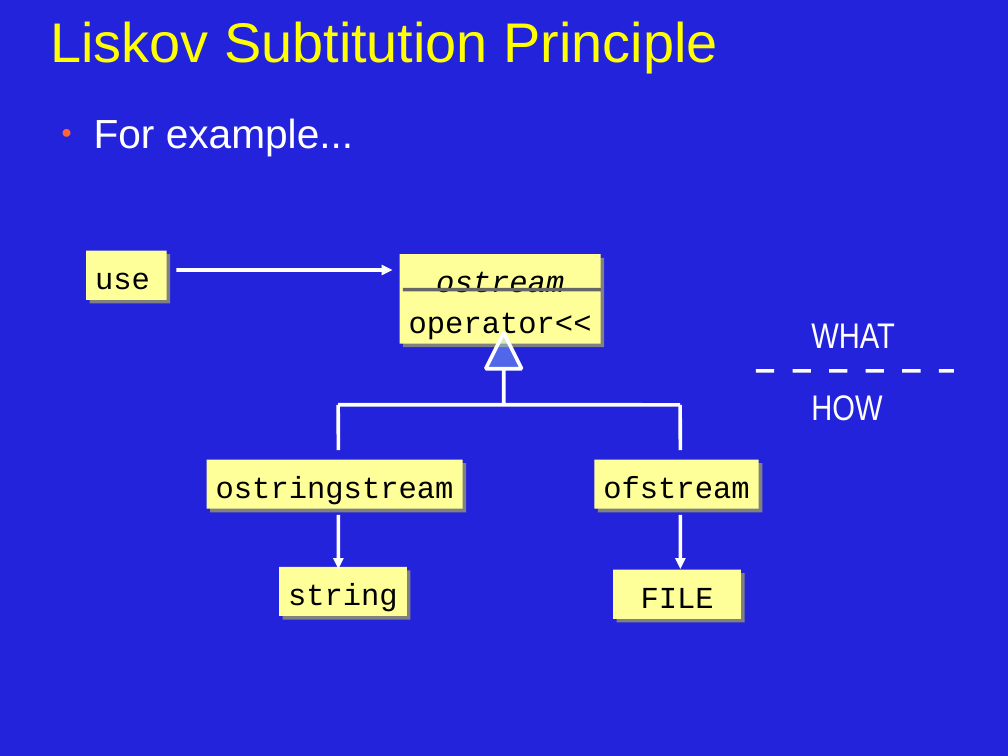
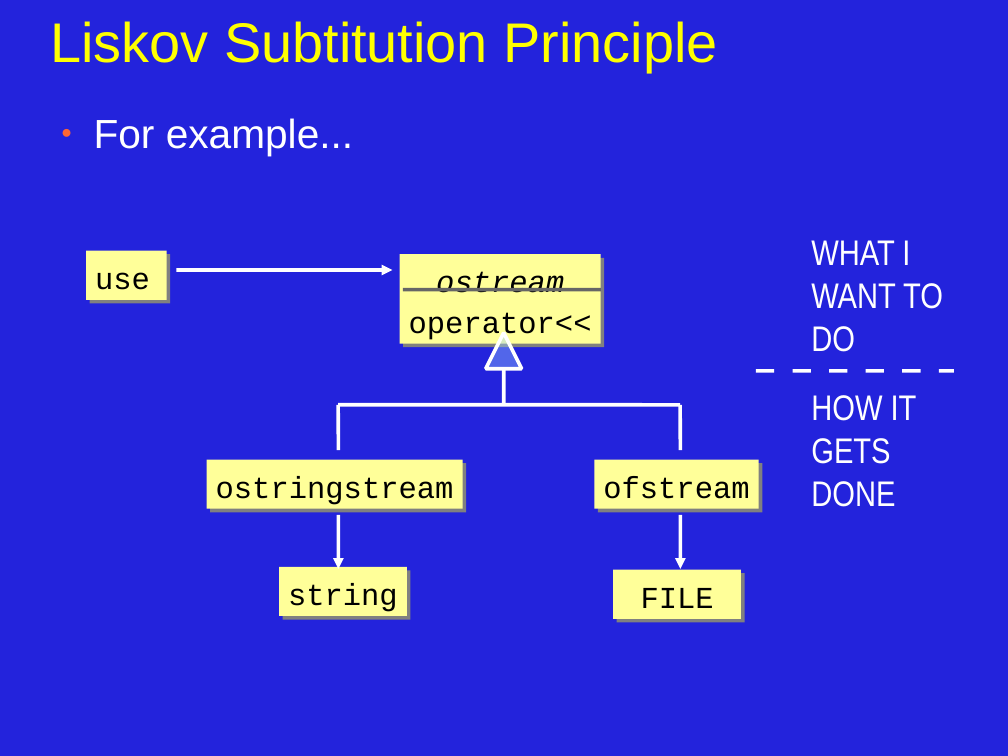
Before and after one commit to JonJagger/two-day-courses, a slide deck: slide 5 of cppf/08_Object_Oriented_Programming.odp (slide 7 before the commit). Drawn at 1008x756 pixels with LibreOffice and Linux fonts; fonts in the diff are those of the drawing. Boxes give left, top, right and bottom in pixels: in the first picture for what was removed or moved away, otherwise in the second. Text is boxed around its words. In the diff, an @@ line names an element or a change of style, - is before the commit and + after.

Commit message:
copied slides into summary; ch 8 partially done; went through all slides and tidied up and corrected typos

```diff
--- a/cppf/08_Object_Oriented_Programming.odp
+++ b/cppf/08_Object_Oriented_Programming.odp
@@ text added at <box>811,240,943,352</box>, 28 pt, text #FFFFFF @@
+WHAT I WANT TO DO
@@ text removed at <box>811,323,895,348</box> @@
-WHAT
@@ text at <box>811,395,917,507</box>: text changed @@
-HOW
+HOW IT
+GETS DONE
```
Also in this commit, not shown: 4 other slides changed, 5 slides added, 2 slides removed, 6 other files.
